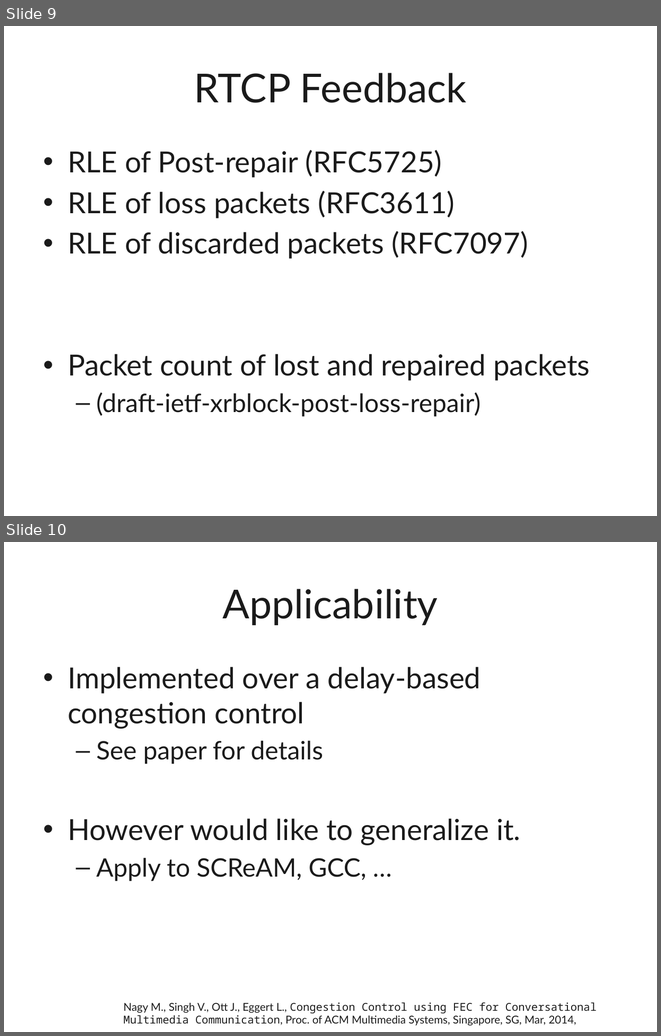
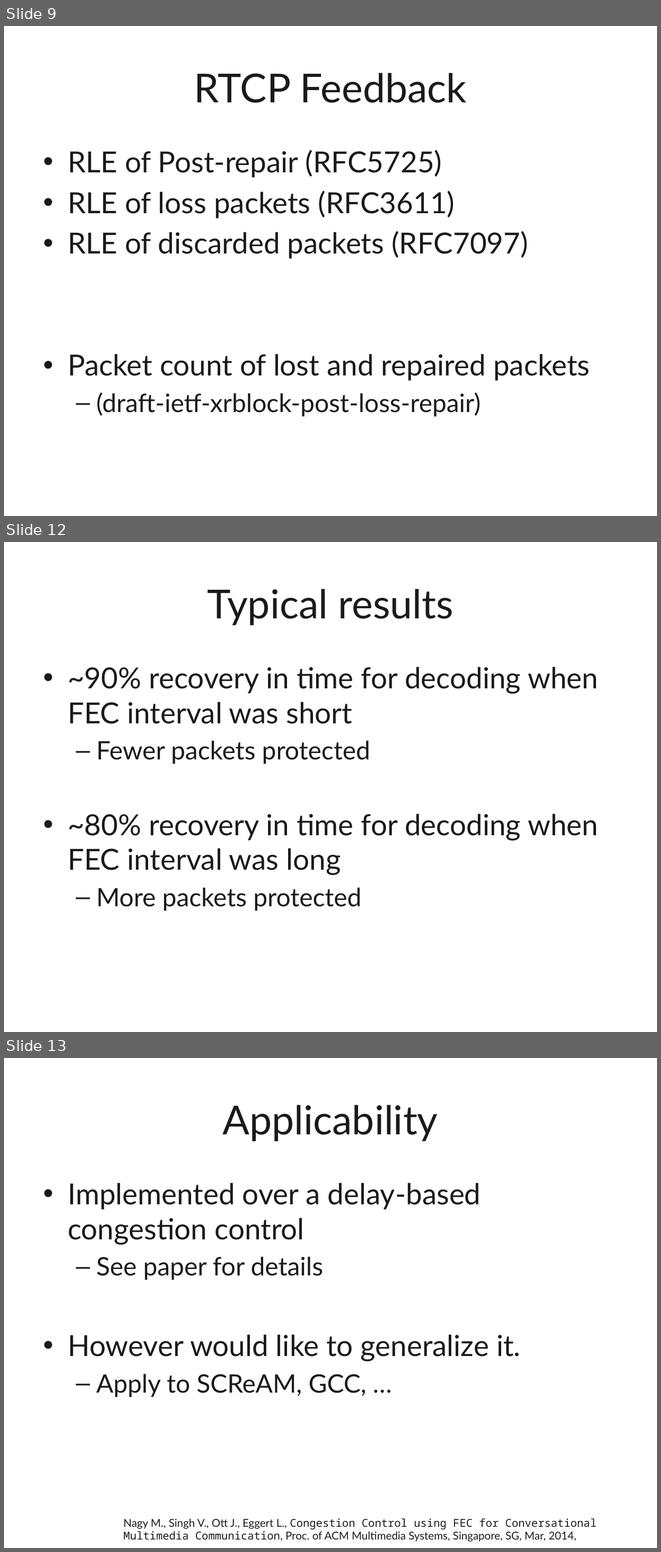
Before and after one commit to protocols-comnet/rmcat-adaptive-fec, a slide deck: presentations/91-rmcat-adaptive-fec.pptx. Shown one above the other, each under a label of ours: slides 9 and 10 before the commit, slides 9, 12 and 13 after it; the slides between them are not shown. The pictures are 661x1036 and 661x1552 pixels, drawn with LibreOffice and Linux fonts; fonts in the diff are those of the drawing. Boxes give left, top, right and bottom in pixels: in the first picture for what was removed or moved away, otherwise in the second. Text is boxed around its words. In the diff, an @@ line names an element or a change of style, - is before the commit and + after.

Commit message:
added results from @marcinag for adaptive fec

```diff
--- a/presentations/91-rmcat-adaptive-fec.pptx
+++ b/presentations/91-rmcat-adaptive-fec.pptx
@@ slide 12 added at box(4, 542, 657, 1032), background #FFFFFF @@
@@ title added at box(207, 589, 453, 625), 44 pt, text #1A1A1A @@
+Typical results
@@ text added at box(68, 667, 598, 911), 32 pt, text #1A1A1A @@
+• ~90% recovery in time for decoding when FEC interval was short
+  – Fewer packets protected
+• ~80% recovery in time for decoding when FEC interval was long
+  – More packets protected
@@ what was slide 10 is now slide 13 @@
```
Also in this commit, not shown: 5 slides changed, 10 other slides added.
